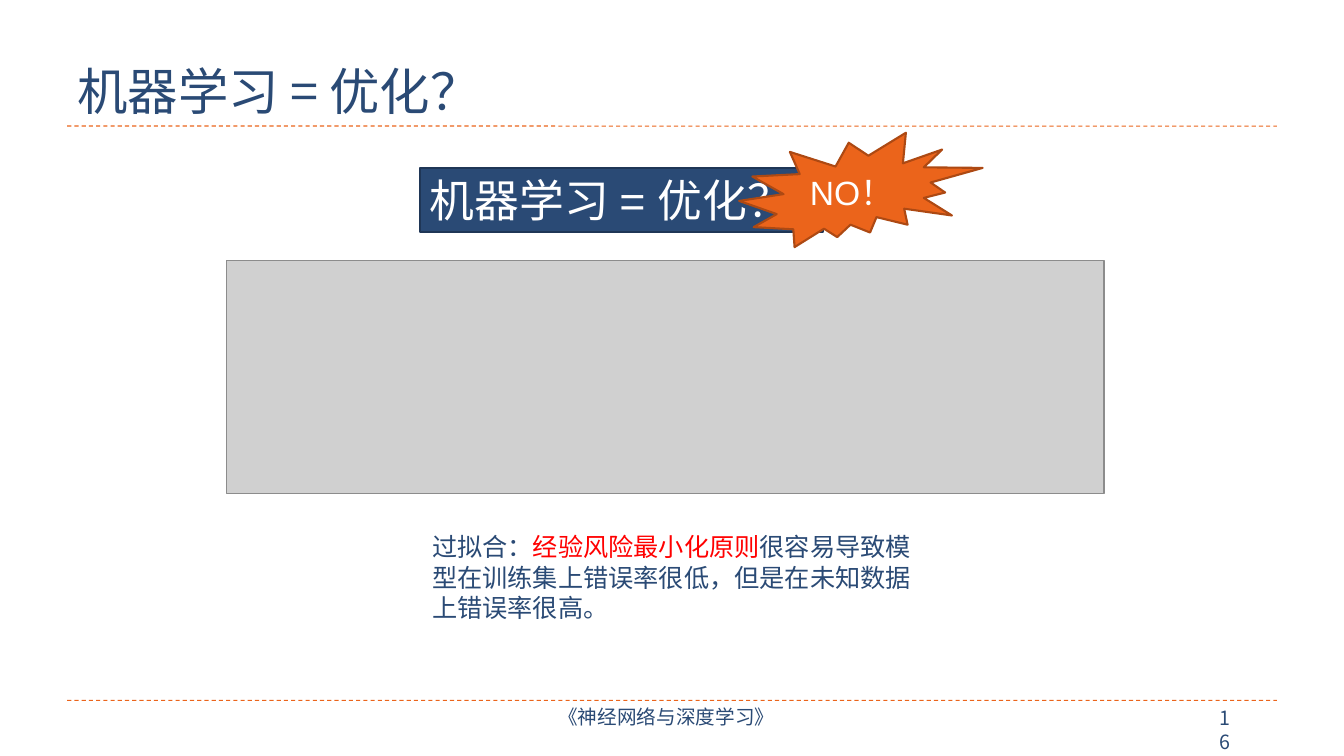
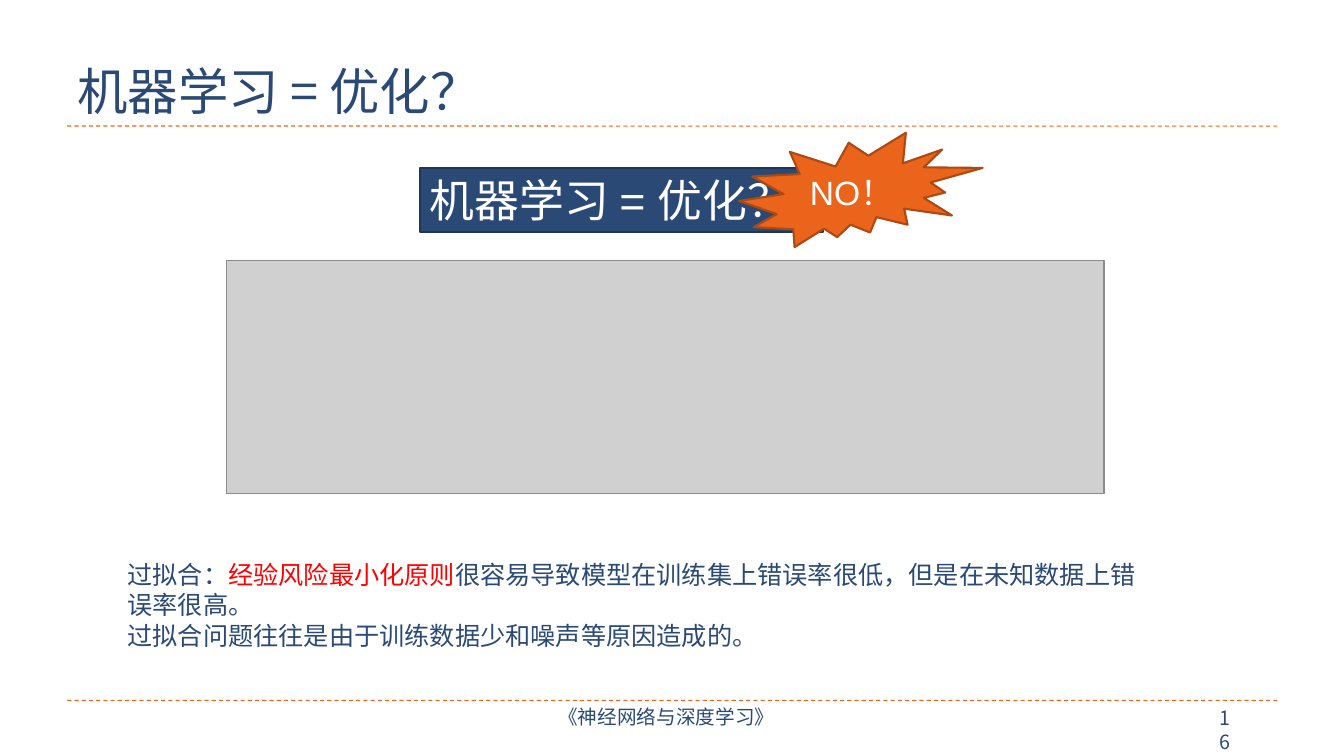
Before and after one commit to nndl/nndl.github.io, a slide deck: slide 16 of ppt/chap-机器学习概述.pptx. Drawn at 1344x756 pixels with LibreOffice and Linux fonts; fonts in the diff are those of the drawing; grey boxes stand for pictures. Boxes give left, top, right and bottom in pixels: in the first picture for what was removed or moved away, otherwise in the second. Text is boxed around its words. In the diff, an @@ line names an element or a change of style, - is before the commit and + after.

```diff
--- a/ppt/chap-机器学习概述.pptx
+++ b/ppt/chap-机器学习概述.pptx
@@ text "过拟合：经验风险最小化原则很容易导致模型在训练集上错误率很低，但是在未知数据上错误率很高。": place and size @@
-text "过拟合：经验风险最小化原则很容易导致模型在训练集上错误率很低，但是在未知数据上错误率很高。" at box(432, 534, 911, 619)
+text "过拟合：经验风险最小化原则很容易导致模型在训练集上错误率很低，但是在未知数据上错误率很高。" at box(127, 562, 1135, 647)
@@ text at box(127, 623, 757, 647): paragraph added @@
+过拟合问题往往是由于训练数据少和噪声等原因造成的。
```
Also in this commit, not shown: 5 other slides changed, 4 slides added, 2 slides removed.
